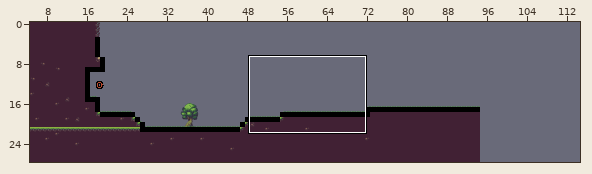
Two versions of a level (LDtk project, map/map.ldtk). The first picture is a wide view before the edit; the outline marks the close-up.
Close-up. First the earlier version:
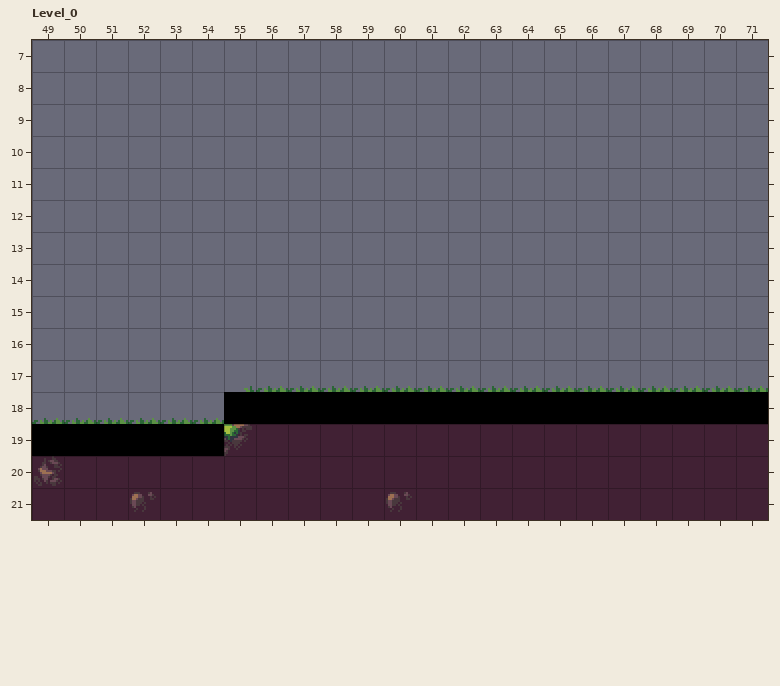
Cells are 16x16 px. Shown: Level_0 x 49..71, y 7..21. The commit also changed other parts of the map, which this record leaves out.
Once edited:
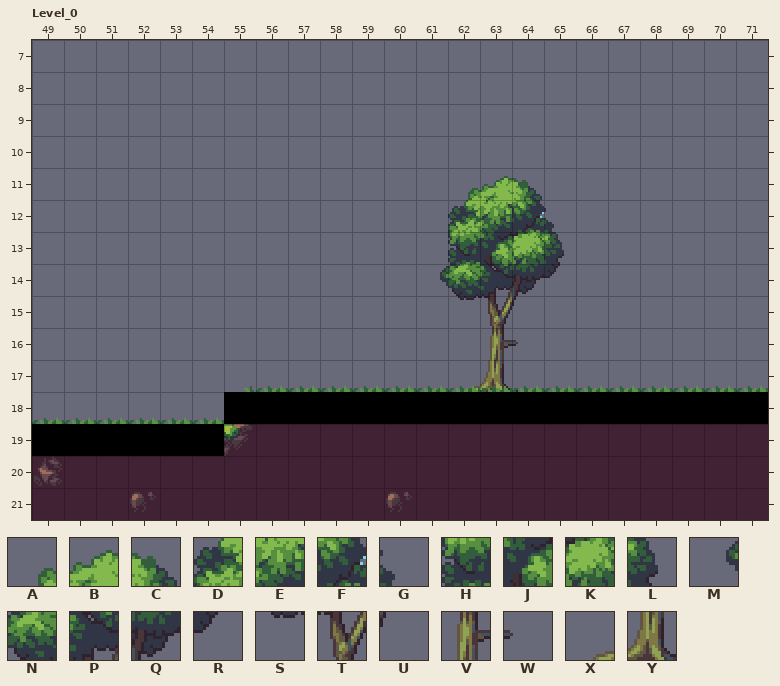
Key: from "Map": A 27, B 28, C 29, D 59, E 60, F 61, G 62, H 91, J 92, K 93, L 94, M 122, N 123, P 124, Q 125, R 126, S 155, T 156, U 157, V 188, W 189, X 219, Y 220.
_ is an empty cell, . an unchanged one.
The exact change:
--- layer "Trees"
@@ x 61..65 @@
-11 .___.
-12 .____
-13 .____
-14 _____
-15 .___.
-16 ..__.
-17 .__..
+11 .ABC.
+12 .DEFG
+13 .HJKL
+14 MNPQR
+15 .STU.
+16 ..VW.
+17 .XY..
Where, in picture pixels (left, top, right, bottom), the same in both close-ups:
added: (440, 176, 564, 392)
